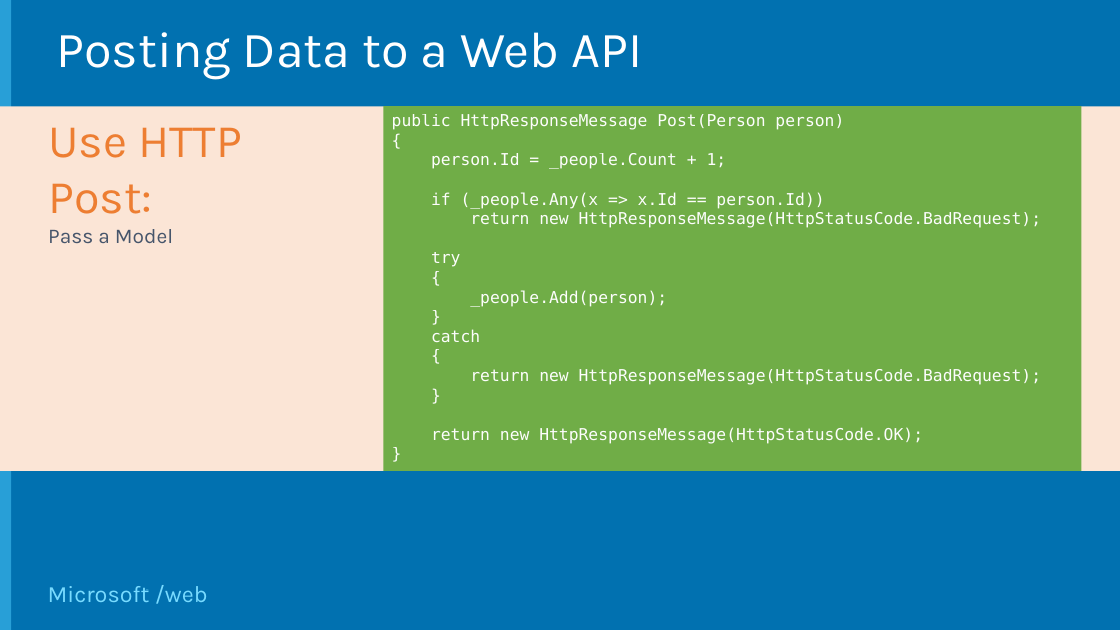
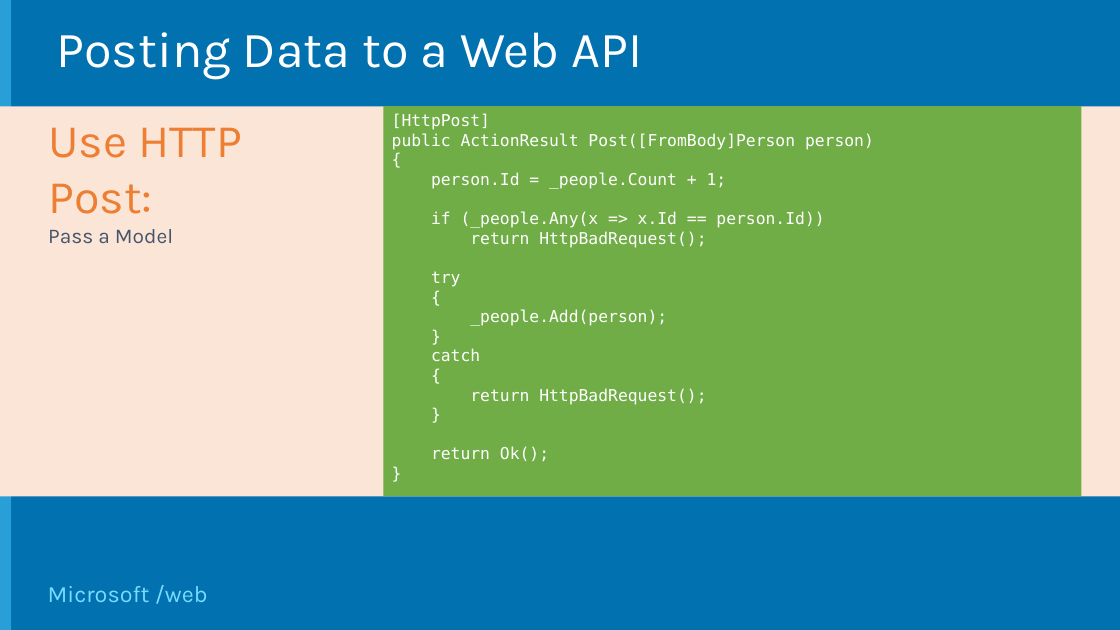
Before and after one commit to Microsoft-Web/WebCampTrainingKit, a slide deck: slide 13 of Presentation/HTTP-Services/HTTP-Services.pptx. Drawn at 1120x630 pixels with LibreOffice and Linux fonts; fonts in the diff are those of the drawing; background and template pictures are left out. Boxes give left, top, right and bottom in pixels: in the first picture for what was removed or moved away, otherwise in the second. Text is boxed around its words. In the diff, an @@ line names an element or a change of style, - is before the commit and + after.

```diff
--- a/Presentation/HTTP-Services/HTTP-Services.pptx
+++ b/Presentation/HTTP-Services/HTTP-Services.pptx
@@ rectangle: place and size @@
-rectangle at <box>0,107,1120,471</box>
+rectangle at <box>0,107,1120,497</box>
@@ rectangle "[HttpPost]": place and size @@
-rectangle "[HttpPost]" at <box>383,106,1081,471</box>
+rectangle "[HttpPost]" at <box>383,106,1081,496</box>
@@ text in rectangle at <box>392,113,874,150</box>: text changed @@
-public HttpResponseMessage Post(Person person)
+[HttpPost]
+public ActionResult Post([FromBody]Person person)
@@ text in rectangle at <box>470,231,706,248</box>: text changed @@
-return new HttpResponseMessage(HttpStatusCode.BadRequest);
+return HttpBadRequest();
@@ text in rectangle at <box>470,388,706,405</box>: text changed @@
-return new HttpResponseMessage(HttpStatusCode.BadRequest);
+return HttpBadRequest();
@@ text in rectangle at <box>431,446,549,462</box>: text changed @@
-return new HttpResponseMessage(HttpStatusCode.OK);
+return Ok();
```
Also in this commit, not shown: 8 other slides changed, 4 other files.
